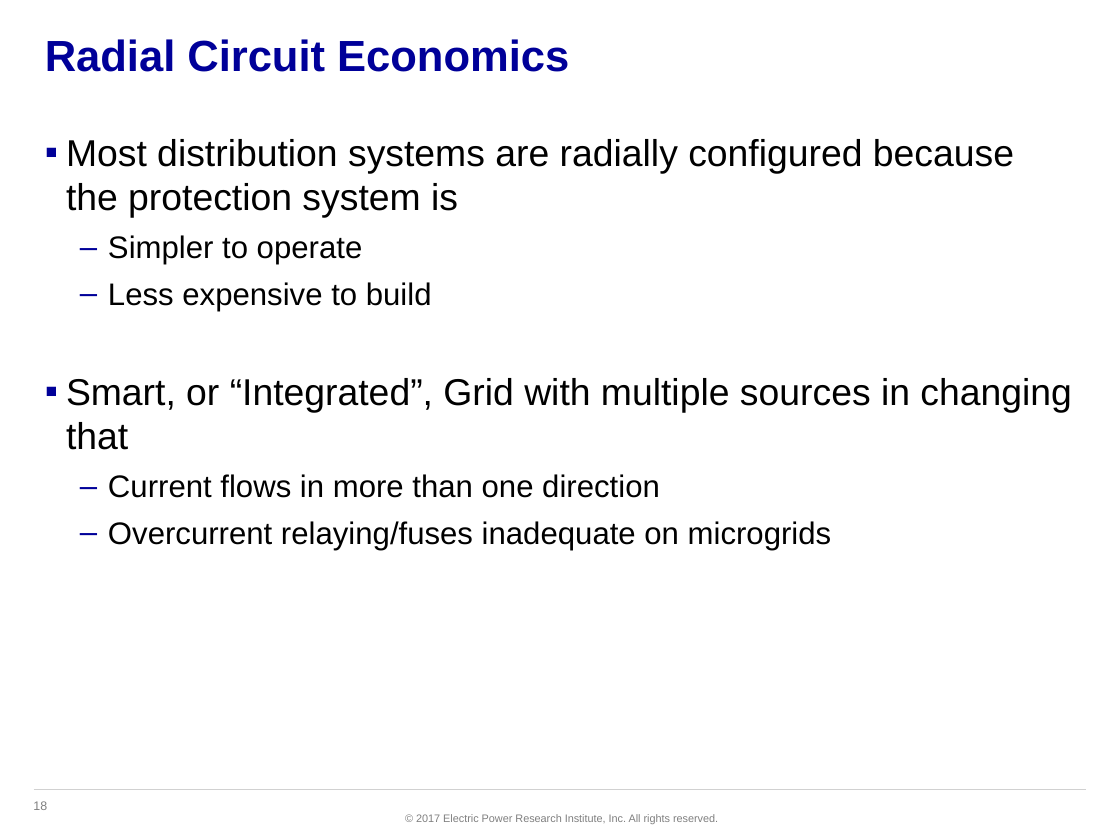
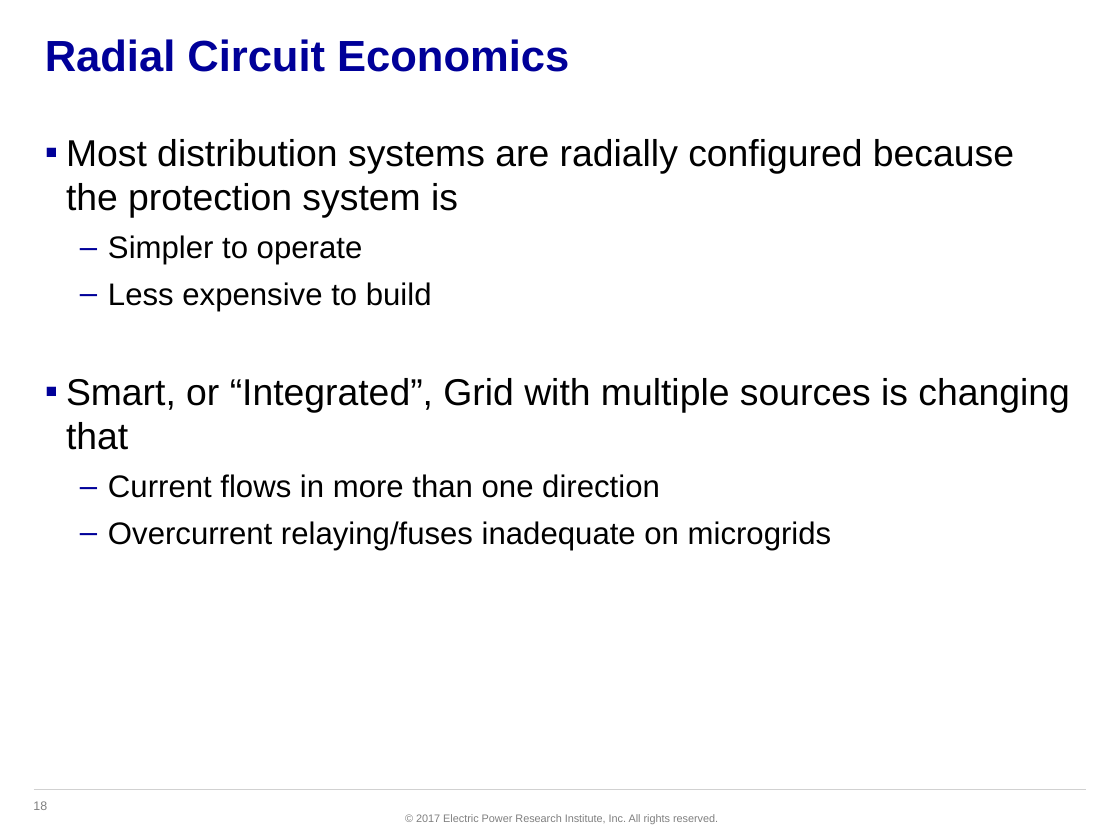
Before and after one commit to dss-extensions/opendss-svn-mirror, a slide deck: slide 18 of trunk/Training/GAPQ2017/PPT/1 Introduction to Distribution Systems.pptx. Drawn at 1120x840 pixels with LibreOffice and Linux fonts; fonts in the diff are those of the drawing; background and template pictures are left out. Boxes give left, top, right and bottom in pixels: in the first picture for what was removed or moved away, otherwise in the second. Text is boxed around its words. In the diff, an @@ line names an element or a change of style, - is before the commit and + after.

```diff
--- a/trunk/Training/GAPQ2017/PPT/1 Introduction to Distribution Systems.pptx
+++ b/trunk/Training/GAPQ2017/PPT/1 Introduction to Distribution Systems.pptx
@@ text at (x1=66, y1=378, x2=1070, y2=450): text changed @@
-▪ Smart, or “Integrated”, Grid with multiple sources in changing that
+▪ Smart, or “Integrated”, Grid with multiple sources is changing that
```
Also in this commit, not shown: 3 other slides changed, 1 other file.
